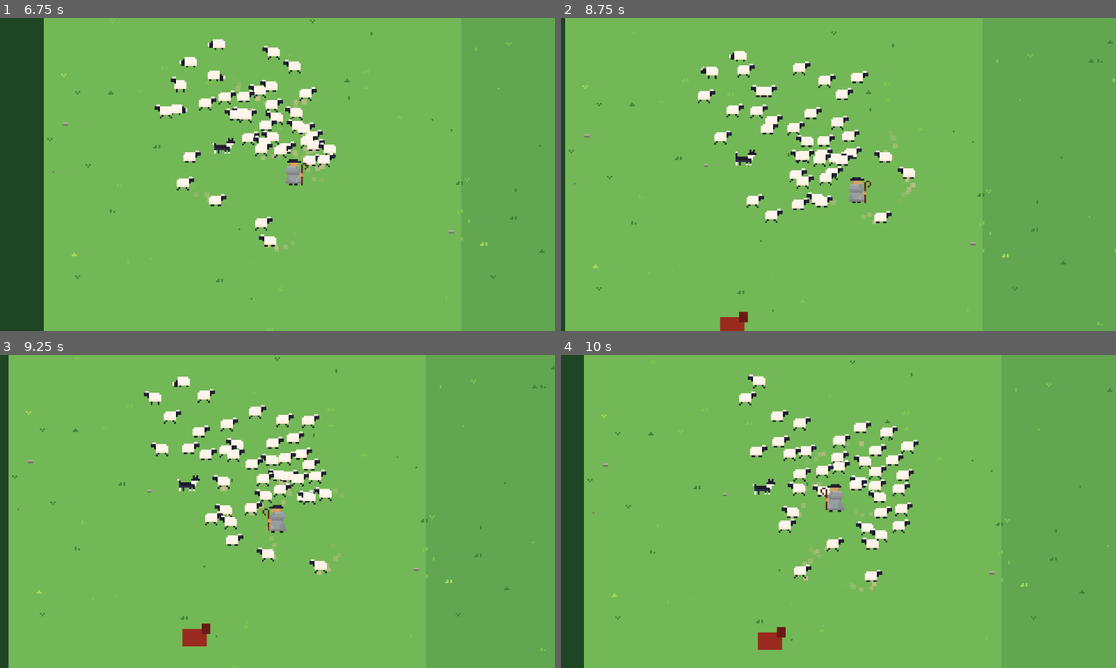
Above: before the commit, frames 1-4 (two rows, left to right).
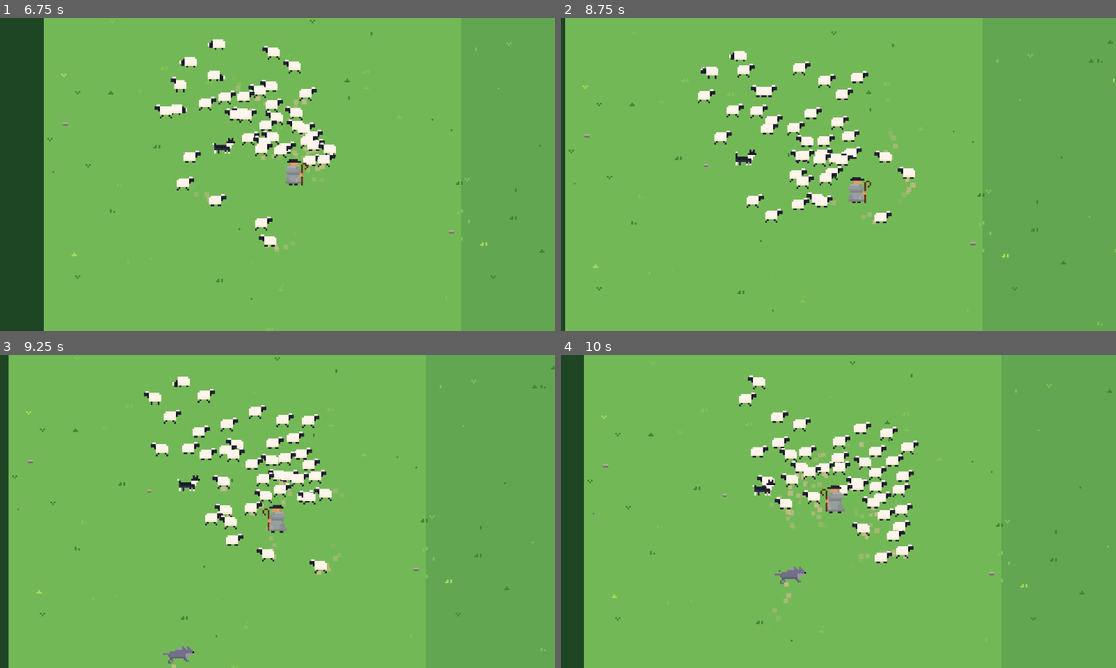
Above: after the commit, the same moments.

Repository: jaimegomesparente/wooly-caravan
Game: Godot game, scene res://scenes/main/main.tscn
Two runs of this game, one before a commit and one after it. Both use one fixed random seed, a clock stepped at 60 frames per second and the inputs below.
Inputs (mouse positions are in pixels of both pictures, inside the frame that each line leads up to):
- Up to frame 1 (6.75 s): move the mouse to (399, 158) at 0.52 s; hold Right (move_right) 0.53-1.28 s; hold Mouse wheel up (zoom_in) 0.53-1.28 s; move the mouse to (166, 190) at 1.27 s; hold Down (move_down) 1.28-2.03 s; tap Mouse wheel down (zoom_out) every 1.5 s from 1.35 to 5.85 s; move the mouse to (333, 105) at 2.02 s; hold Right (move_right) 2.03-2.78 s; hold Mouse wheel up (zoom_in) 2.03-2.78 s; move the mouse to (249, 237) at 2.77 s; hold Up (move_up) 2.78-3.53 s; move the mouse to (444, 221) at 3.52 s; hold Mouse wheel up (zoom_in) 3.53-4.28 s; hold Left (move_left) 3.53-5.03 s; move the mouse to (111, 127) at 4.27 s; move the mouse to (305, 174) at 5.02 s; hold Down (move_down) 5.03-5.78 s; hold Mouse wheel up (zoom_in) 5.03-5.78 s; move the mouse to (194, 96) at 5.77 s; hold Right (move_right) 5.78-6.53 s; move the mouse to (399, 158) at 6.52 s; hold Up (move_up) from 6.53 s (still down); hold Mouse wheel up (zoom_in) from 6.53 s (still down)
- Up to frame 2 (8.75 s): move the mouse to (727, 190) at 7.27 s; release Up (move_up) at 7.28 s; release Mouse wheel up (zoom_in) at 7.28 s; hold Right (move_right) 7.28-8.03 s; tap Mouse wheel down (zoom_out) at 7.35 s; move the mouse to (894, 105) at 8.02 s; hold Down (move_down) from 8.03 s (still down); hold Mouse wheel up (zoom_in) from 8.03 s (still down)
- Up to frame 3 (9.25 s): move the mouse to (249, 574) at 8.77 s; release Down (move_down) at 8.78 s; release Mouse wheel up (zoom_in) at 8.78 s; hold Left (move_left) from 8.78 s (still down); tap Mouse wheel down (zoom_out) at 8.85 s
- Up to frame 4 (10 s): move the mouse to (1005, 558) at 9.52 s; release Left (move_left) at 9.53 s; hold Up (move_up) from 9.53 s (still down); hold Mouse wheel up (zoom_in) from 9.53 s (still down)

Frame 1 is identical in both runs. In frame 2, 0.2% of the frame differs, in the area x 28-34%, y 93-100%; in frame 3, 0.4%; in frame 4, 3.9%, in the area x 4-100%, y 1-95%.

Commit message:
feat(wolf): wolf sprite, howl telegraph and drag animation

Diff:
--- a/entities/wolf/wolf.gd
+++ b/entities/wolf/wolf.gd
@@ -1,8 +1,9 @@
 class_name Wolf
 extends CharacterBody2D
-## Comes out of the forest edge toward the most isolated sheep, stops with a blinking "!", charges
-## until it catches a sheep, then drags it back to the nearest edge. The shepherd frees it by
-## reaching the wolf first; once the wolf crosses the edge, the sheep is lost.
+## Comes out of the forest edge beside the most isolated sheep and howls there with a blinking "!"
+## (at the screen edge while the wolf is off screen), charges until it catches a sheep, then backs
+## away to the nearest edge, dragging it. The shepherd frees it by reaching the wolf first; once the
+## sheep crosses the edge, it is lost.
 
 signal sheep_captured(sheep: Sheep)
 signal sheep_lost(sheep: Sheep)
@@ -11,9 +12,11 @@
 
 ## Spawns and despawns this far (px) outside the visible screen.
 const OFFSCREEN_MARGIN := 24.0
-## Must be this far (px) inside the screen edge before telegraphing, so the "!" is seen.
-const ONSCREEN_MARGIN := 12.0
-## Minimum |velocity.x| (px/s) to flip the placeholder.
+## The "!" stays this far (px) inside the screen edge.
+const ALERT_MARGIN := 8.0
+## The "!" above the head, from the wolf's feet.
+const ALERT_OFFSET := Vector2(0, -18)
+## Minimum |velocity.x| (px/s) to flip the sprite.
 const FLIP_THRESHOLD := 5.0
 ## Switches to another sheep only if it is clearly better by this much (px): farther from the flock
 ## center while approaching, closer to the wolf while charging.
@@ -28,13 +31,13 @@
 var _target: Sheep
 ## The sheep being dragged away (kept after it is lost, until the wolf is out of sight).
 var _prey: Sheep
-var _head_x: float = 0.0
-
-@onready var _head: ColorRect = $Head
+
+@onready var _sprite: AnimatedSprite2D = $AnimatedSprite2D
+## Where the caught sheep stands (its feet), facing right; mirrored when the sprite is flipped.
+@onready var _prey_point: Marker2D = $PreyPoint
 
 
 func _ready() -> void:
-	_head_x = _head.position.x
 	_hide(data.first_attack_delay)
 
 
@@ -59,7 +62,8 @@
 			velocity = Vector2.ZERO
 			if _target == null:
 				_leave(data.prowl_speed)
-			elif _timer <= 0.0:
+			elif _timer <= 0.0 and not _sprite.is_playing():
+				# Charges once both the telegraph time and the howl are over.
 				_state = State.CHARGE
 		State.CHARGE:
 			_charge(delta)
@@ -73,14 +77,19 @@
 				_hide(data.attack_interval)
 	move_and_slide()
 	_update_facing()
+	_update_animation()
 	queue_redraw()
 
 
 func _draw() -> void:
 	if _state == State.TELEGRAPH and int(_timer * 8.0) % 2 == 0:
-		# Blinking "!" above the head.
-		draw_rect(Rect2(-1, -22, 2, 5), Color.RED)
-		draw_rect(Rect2(-1, -16, 2, 2), Color.RED)
+		# Blinking "!" above the head, held inside the screen edge while the wolf is off screen.
+		var view := _view_rect().grow(-ALERT_MARGIN)
+		var alert := global_position + ALERT_OFFSET
+		alert = alert.clamp(view.position, view.end)
+		alert = (to_local(alert)).round()
+		draw_rect(Rect2(alert + Vector2(-1, -4), Vector2(2, 5)), Color.RED)
+		draw_rect(Rect2(alert + Vector2(-1, 2), Vector2(2, 2)), Color.RED)
 	if Sheep.debug_draw and _target != null:
 		draw_line(Vector2.ZERO, to_local(_target.global_position), Color.MAGENTA, 1.0)
 
@@ -115,8 +124,7 @@
 
 
 ## Walks toward the most isolated sheep (re-chosen on the way if another strays clearly farther) and
-## stops to telegraph as soon as it is on screen and within prowl_distance of any sheep, so it never
-## walks into the flock unnoticed.
+## stops to telegraph as soon as it comes out of the forest edge, on screen or not.
 func _prowl(delta: float) -> void:
 	var isolated := _most_isolated_sheep()
 	if isolated == null:
@@ -130,8 +138,7 @@
 				> _target.global_position.distance_to(center) + RETARGET_MARGIN:
 			_target = isolated
 	var to_target := _target.global_position - global_position
-	var on_screen := _view_rect().grow(-ONSCREEN_MARGIN).has_point(global_position)
-	if on_screen and _nearest_sheep_distance() <= data.prowl_distance:
+	if _band().has_point(global_position):
 		velocity = Vector2.ZERO
 		_heading = to_target.angle()
 		_state = State.TELEGRAPH
@@ -157,6 +164,10 @@
 		_prey = _target
 		sheep_captured.emit(_target)
 		_state = State.CARRY
+		# Backs away from the sheep, so it never turns around.
+		velocity = Vector2.ZERO
+		_heading = 0.0 if _sprite.flip_h else PI
+		_drag_prey()
 		return
 	_steer(to_target, data.charge_speed, data.charge_turn_rate, delta)
 
@@ -171,7 +182,7 @@
 		_prey = null
 		_leave(data.charge_speed)
 		return
-	if not _band().grow(data.carry_offset).has_point(global_position):
+	if not _band().has_point(_prey.global_position):
 		# Into the forest: the sheep is lost; the wolf keeps dragging it out of sight.
 		sheep_lost.emit(_prey)
 		_leave(data.carry_speed)
@@ -180,10 +191,13 @@
 	_drag_prey()
 
 
-## Keep the dragged sheep just behind the wolf.
+## Keep the caught sheep at the prey point, in front of the muzzle.
 func _drag_prey() -> void:
 	if _prey:
-		_prey.global_position = global_position - Vector2.from_angle(_heading) * data.carry_offset
+		var point := _prey_point.position
+		if _sprite.flip_h:
+			point.x = -point.x
+		_prey.global_position = global_position + point
 
 
 func _leave(speed: float) -> void:
@@ -211,9 +225,27 @@
 
 
 func _update_facing() -> void:
-	var facing_x := velocity.x if velocity.length() > 0.0 else cos(_heading) * FLIP_THRESHOLD * 2.0
+	var facing_x := velocity.x
+	if _prey:
+		# Backs away while dragging, facing the sheep.
+		facing_x = -facing_x
+	elif velocity == Vector2.ZERO:
+		facing_x = cos(_heading) * FLIP_THRESHOLD * 2.0
 	if absf(facing_x) > FLIP_THRESHOLD:
-		_head.position.x = -_head_x - _head.size.x if facing_x < 0.0 else _head_x
+		_sprite.flip_h = facing_x < 0.0
+
+
+## Howls once while telegraphing, drags while holding a sheep, otherwise runs or stands.
+func _update_animation() -> void:
+	var animation := &"idle"
+	if _state == State.TELEGRAPH:
+		animation = &"howl"
+	elif _prey:
+		animation = &"drag"
+	elif velocity.length() > 0.0:
+		animation = &"run"
+	if _sprite.animation != animation:
+		_sprite.play(animation)
 
 
 ## The sheep farthest from the flock center (stragglers first).
@@ -229,11 +261,6 @@
 	return best
 
 
-func _nearest_sheep_distance() -> float:
-	var nearest := _nearest_sheep()
-	return global_position.distance_to(nearest.global_position) if nearest else INF
-
-
 func _nearest_sheep() -> Sheep:
 	var nearest: Sheep = null
 	var nearest_distance := INF
--- a/entities/wolf/wolf.tscn
+++ b/entities/wolf/wolf.tscn
@@ -1,37 +1,242 @@
-[gd_scene format=3]
-
-[ext_resource type="Script" path="res://entities/wolf/wolf.gd" id="1_script"]
+[gd_scene format=3 uid="uid://dsla4jtx1mnqu"]
+
+[ext_resource type="Script" uid="uid://cbctg6c6s2hbm" path="res://entities/wolf/wolf.gd" id="1_script"]
 [ext_resource type="Resource" path="res://resources/wolf.tres" id="2_data"]
 [ext_resource type="PackedScene" path="res://effects/dust.tscn" id="3_dust"]
+[ext_resource type="Texture2D" uid="uid://oow2ajod08ih" path="res://art/sprites/enemies/wolf/wolf-Sheet.png" id="4_yjxua"]
+
+[sub_resource type="AtlasTexture" id="AtlasTexture_do8rb"]
+atlas = ExtResource("4_yjxua")
+region = Rect2(640, 0, 32, 32)
+
+[sub_resource type="AtlasTexture" id="AtlasTexture_f8ok3"]
+atlas = ExtResource("4_yjxua")
+region = Rect2(672, 0, 32, 32)
+
+[sub_resource type="AtlasTexture" id="AtlasTexture_70an4"]
+atlas = ExtResource("4_yjxua")
+region = Rect2(704, 0, 32, 32)
+
+[sub_resource type="AtlasTexture" id="AtlasTexture_3x51p"]
+atlas = ExtResource("4_yjxua")
+region = Rect2(736, 0, 32, 32)
+
+[sub_resource type="AtlasTexture" id="AtlasTexture_2kh5w"]
+atlas = ExtResource("4_yjxua")
+region = Rect2(768, 0, 32, 32)
+
+[sub_resource type="AtlasTexture" id="AtlasTexture_as1ya"]
+atlas = ExtResource("4_yjxua")
+region = Rect2(800, 0, 32, 32)
+
+[sub_resource type="AtlasTexture" id="AtlasTexture_6dfp7"]
+atlas = ExtResource("4_yjxua")
+region = Rect2(384, 0, 32, 32)
+
+[sub_resource type="AtlasTexture" id="AtlasTexture_nf644"]
+atlas = ExtResource("4_yjxua")
+region = Rect2(416, 0, 32, 32)
+
+[sub_resource type="AtlasTexture" id="AtlasTexture_1xd6c"]
+atlas = ExtResource("4_yjxua")
+region = Rect2(448, 0, 32, 32)
+
+[sub_resource type="AtlasTexture" id="AtlasTexture_fkfmr"]
+atlas = ExtResource("4_yjxua")
+region = Rect2(480, 0, 32, 32)
+
+[sub_resource type="AtlasTexture" id="AtlasTexture_yhgfb"]
+atlas = ExtResource("4_yjxua")
+region = Rect2(128, 0, 32, 32)
+
+[sub_resource type="AtlasTexture" id="AtlasTexture_lcfgi"]
+atlas = ExtResource("4_yjxua")
+region = Rect2(160, 0, 32, 32)
+
+[sub_resource type="AtlasTexture" id="AtlasTexture_eepq7"]
+atlas = ExtResource("4_yjxua")
+region = Rect2(192, 0, 32, 32)
+
+[sub_resource type="AtlasTexture" id="AtlasTexture_rrtaj"]
+atlas = ExtResource("4_yjxua")
+region = Rect2(224, 0, 32, 32)
+
+[sub_resource type="AtlasTexture" id="AtlasTexture_6aj8l"]
+atlas = ExtResource("4_yjxua")
+region = Rect2(256, 0, 32, 32)
+
+[sub_resource type="AtlasTexture" id="AtlasTexture_wpxlh"]
+atlas = ExtResource("4_yjxua")
+region = Rect2(288, 0, 32, 32)
+
+[sub_resource type="AtlasTexture" id="AtlasTexture_11jaq"]
+atlas = ExtResource("4_yjxua")
+region = Rect2(320, 0, 32, 32)
+
+[sub_resource type="AtlasTexture" id="AtlasTexture_5jiw0"]
+atlas = ExtResource("4_yjxua")
+region = Rect2(352, 0, 32, 32)
+
+[sub_resource type="AtlasTexture" id="AtlasTexture_xt8hw"]
+atlas = ExtResource("4_yjxua")
+region = Rect2(0, 0, 32, 32)
+
+[sub_resource type="AtlasTexture" id="AtlasTexture_fkwka"]
+atlas = ExtResource("4_yjxua")
+region = Rect2(32, 0, 32, 32)
+
+[sub_resource type="AtlasTexture" id="AtlasTexture_giute"]
+atlas = ExtResource("4_yjxua")
+region = Rect2(64, 0, 32, 32)
+
+[sub_resource type="AtlasTexture" id="AtlasTexture_8ndop"]
+atlas = ExtResource("4_yjxua")
+region = Rect2(96, 0, 32, 32)
+
+[sub_resource type="AtlasTexture" id="AtlasTexture_nioul"]
+atlas = ExtResource("4_yjxua")
+region = Rect2(512, 0, 32, 32)
+
+[sub_resource type="AtlasTexture" id="AtlasTexture_h63wr"]
+atlas = ExtResource("4_yjxua")
+region = Rect2(544, 0, 32, 32)
+
+[sub_resource type="AtlasTexture" id="AtlasTexture_sys5r"]
+atlas = ExtResource("4_yjxua")
+region = Rect2(576, 0, 32, 32)
+
+[sub_resource type="AtlasTexture" id="AtlasTexture_2tryw"]
+atlas = ExtResource("4_yjxua")
+region = Rect2(608, 0, 32, 32)
+
+[sub_resource type="SpriteFrames" id="SpriteFrames_jo26l"]
+animations = [{
+"frames": [{
+"duration": 2.0,
+"texture": SubResource("AtlasTexture_do8rb")
+}, {
+"duration": 1.0,
+"texture": SubResource("AtlasTexture_f8ok3")
+}, {
+"duration": 1.0,
+"texture": SubResource("AtlasTexture_70an4")
+}, {
+"duration": 1.0,
+"texture": SubResource("AtlasTexture_3x51p")
+}, {
+"duration": 1.0,
+"texture": SubResource("AtlasTexture_2kh5w")
+}, {
+"duration": 1.0,
+"texture": SubResource("AtlasTexture_as1ya")
+}],
+"loop": 0,
+"name": &"bite",
+"speed": 10.0
+}, {
+"frames": [{
+"duration": 1.0,
+"texture": SubResource("AtlasTexture_6dfp7")
+}, {
+"duration": 1.0,
+"texture": SubResource("AtlasTexture_nf644")
+}, {
+"duration": 1.0,
+"texture": SubResource("AtlasTexture_1xd6c")
+}, {
+"duration": 1.0,
+"texture": SubResource("AtlasTexture_fkfmr")
+}],
+"loop": 1,
+"name": &"drag",
+"speed": 5.0
+}, {
+"frames": [{
+"duration": 1.0,
+"texture": SubResource("AtlasTexture_yhgfb")
+}, {
+"duration": 1.0,
+"texture": SubResource("AtlasTexture_lcfgi")
+}, {
+"duration": 1.0,
+"texture": SubResource("AtlasTexture_eepq7")
+}, {
+"duration": 1.0,
+"texture": SubResource("AtlasTexture_rrtaj")
+}, {
+"duration": 1.0,
+"texture": SubResource("AtlasTexture_6aj8l")
+}, {
+"duration": 1.0,
+"texture": SubResource("AtlasTexture_wpxlh")
+}, {
+"duration": 1.0,
+"texture": SubResource("AtlasTexture_11jaq")
+}, {
+"duration": 1.0,
+"texture": SubResource("AtlasTexture_5jiw0")
+}],
+"loop": 0,
+"name": &"howl",
+"speed": 5.0
+}, {
+"frames": [{
+"duration": 1.0,
+"texture": SubResource("AtlasTexture_xt8hw")
+}, {
+"duration": 1.0,
+"texture": SubResource("AtlasTexture_fkwka")
+}, {
+"duration": 1.0,
+"texture": SubResource("AtlasTexture_giute")
+}, {
+"duration": 1.0,
+"texture": SubResource("AtlasTexture_8ndop")
+}],
+"loop": 1,
+"name": &"idle",
+"speed": 3.0
+}, {
+"frames": [{
+"duration": 1.0,
+"texture": SubResource("AtlasTexture_nioul")
+}, {
+"duration": 1.0,
+"texture": SubResource("AtlasTexture_h63wr")
+}, {
+"duration": 1.0,
+"texture": SubResource("AtlasTexture_sys5r")
+}, {
+"duration": 1.0,
+"texture": SubResource("AtlasTexture_2tryw")
+}],
+"loop": 1,
+"name": &"run",
+"speed": 10.0
+}]
 
 [sub_resource type="RectangleShape2D" id="RectangleShape2D_body"]
-size = Vector2(14, 10)
-
-[node name="Wolf" type="CharacterBody2D" groups=["enemy"]]
+size = Vector2(17, 10)
+
+[node name="Wolf" type="CharacterBody2D" unique_id=539866873 groups=["enemy"]]
 collision_layer = 4
 collision_mask = 0
 motion_mode = 1
 script = ExtResource("1_script")
 data = ExtResource("2_data")
 
-[node name="Dust" parent="." instance=ExtResource("3_dust")]
+[node name="Dust" parent="." unique_id=1503153962 instance=ExtResource("3_dust")]
 min_speed = 50.0
 
-[node name="Placeholder" type="ColorRect" parent="."]
-offset_left = -7.0
-offset_top = -10.0
-offset_right = 7.0
-mouse_filter = 2
-color = Color(0.6, 0.17, 0.12, 1)
-
-[node name="Head" type="ColorRect" parent="."]
-offset_left = 4.0
-offset_top = -13.0
-offset_right = 9.0
-offset_bottom = -7.0
-mouse_filter = 2
-color = Color(0.42, 0.1, 0.08, 1)
-
-[node name="CollisionShape2D" type="CollisionShape2D" parent="."]
-position = Vector2(0, -5)
+[node name="AnimatedSprite2D" type="AnimatedSprite2D" parent="." unique_id=1821458354]
+position = Vector2(0, -4)
+sprite_frames = SubResource("SpriteFrames_jo26l")
+animation = &"drag"
+autoplay = "idle"
+
+[node name="PreyPoint" type="Marker2D" parent="." unique_id=1424454155]
+position = Vector2(7, -1)
+
+[node name="CollisionShape2D" type="CollisionShape2D" parent="." unique_id=12085810]
+position = Vector2(0.5, -5)
 shape = SubResource("RectangleShape2D_body")
--- a/resources/enemy_data.gd
+++ b/resources/enemy_data.gd
@@ -9,11 +9,9 @@
 @export_group("Approach")
 ## Walking speed (px/s) while coming in from off-screen, and when leaving empty-handed.
 @export var prowl_speed: float = 30.0
-## Stops to telegraph once this close (px) to any sheep and visible on screen.
-@export var prowl_distance: float = 70.0
 ## How fast it turns (rad/s) outside the charge.
 @export var turn_rate: float = 5.0
-## Time (s) it stands still with a blinking "!" before charging.
+## Minimum time (s) it stands still with a blinking "!" before charging (also lasts the whole howl).
 @export var telegraph_time: float = 1.2
 
 @export_group("Charge")
@@ -29,5 +27,3 @@
 @export var carry_speed: float = 20.0
 ## The shepherd frees the sheep by coming this close (px).
 @export var rescue_radius: float = 16.0
-## Distance (px) of the dragged sheep behind the wolf.
-@export var carry_offset: float = 8.0
Binary file added: art/sprites/enemies/wolf/wolf-Sheet.png
Not shown, added: art/sprites/enemies/wolf/wolf-Sheet.png.import
